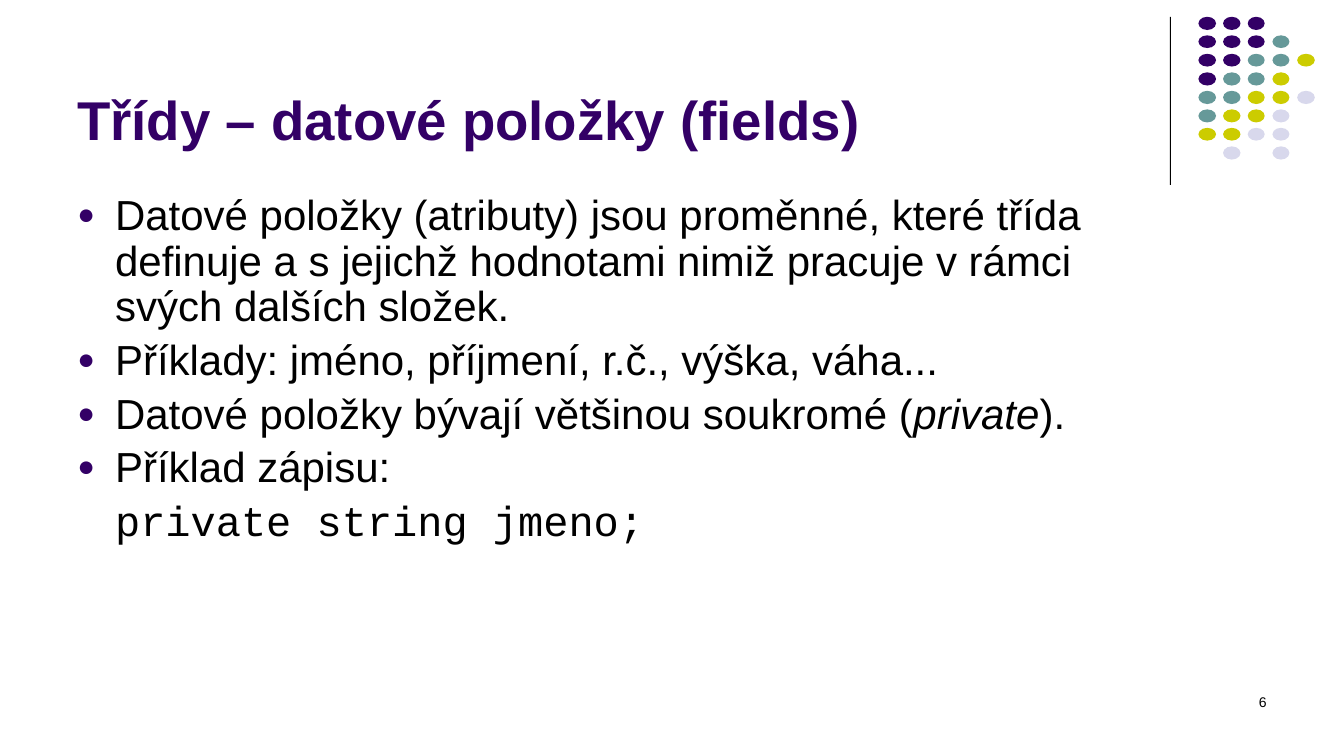
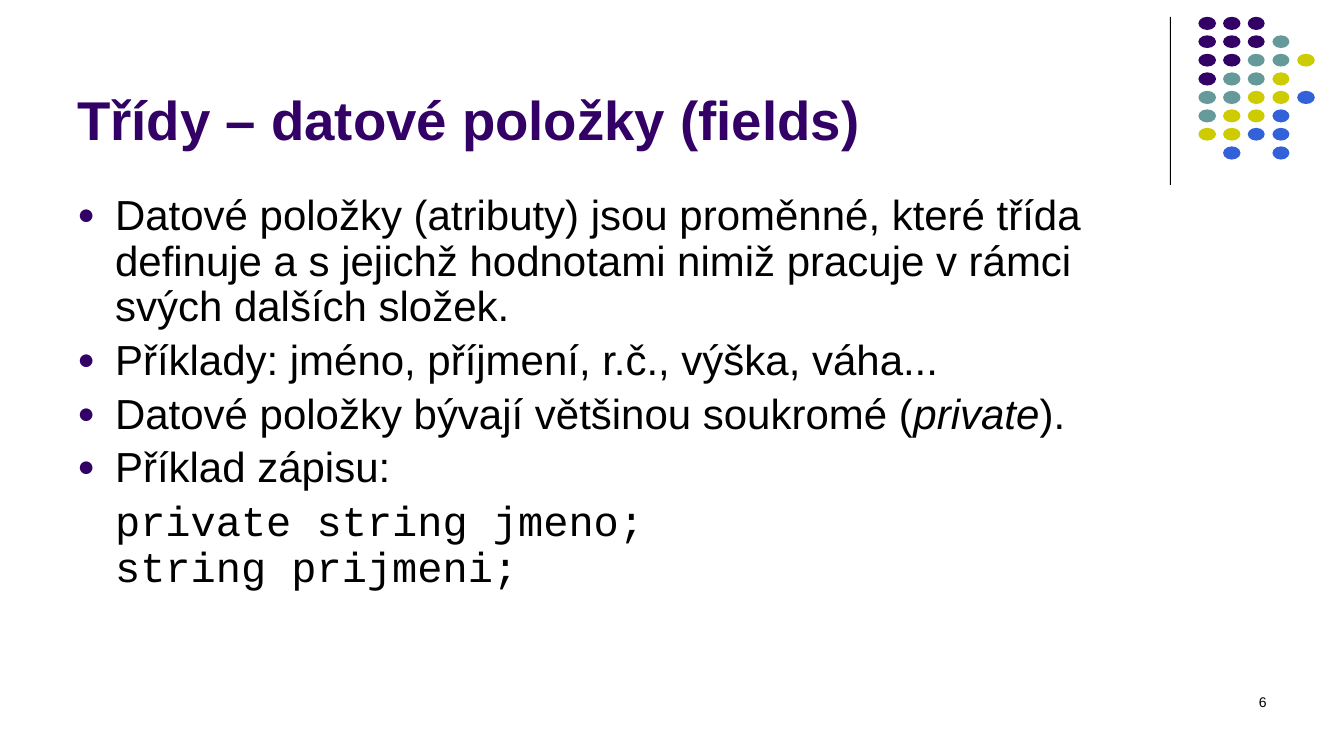
Before and after one commit to PetrVobornik/prednasky, a slide deck: slide 6 of Xamarin.Forms/01-OOP-a-NET/OOP-1-tridy.ppsx. Drawn at 1344x756 pixels with LibreOffice and Linux fonts; fonts in the diff are those of the drawing. Boxes give left, top, right and bottom in pixels: in the first picture for what was removed or moved away, otherwise in the second. Text is boxed around its words. In the diff, an @@ line names an element or a change of style, - is before the commit and + after.

```diff
--- a/Xamarin.Forms/01-OOP-a-NET/OOP-1-tridy.ppsx
+++ b/Xamarin.Forms/01-OOP-a-NET/OOP-1-tridy.ppsx
@@ fill #D8D8EC to #3261DA in 6 elements at [1298,91,1316,104], [1272,109,1290,122], [1248,128,1265,141], [1272,128,1290,141], [1223,146,1240,159], [1272,146,1290,159] @@
@@ text at [115,506,644,591]: text changed @@
-private string jmeno;
+private string jmeno;
+string prijmeni;
```
Also in this commit, not shown: 25 other slides changed, 1 slide added, 1 slide removed, 5 other files.
